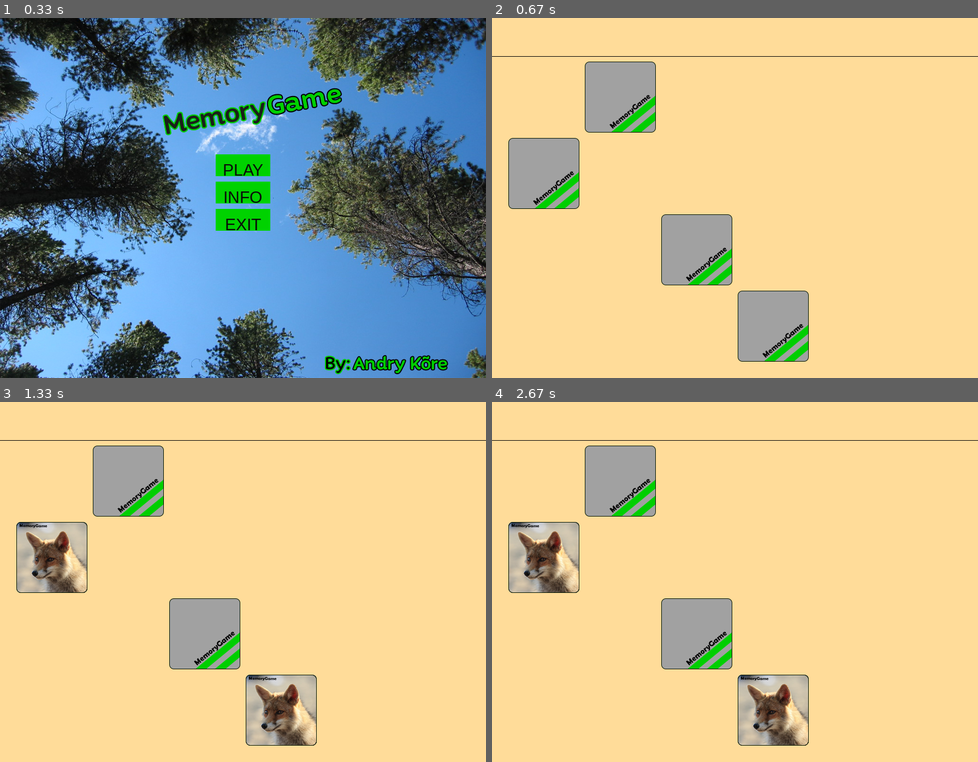
Above: before the commit, frames 1-4 (two rows, left to right).
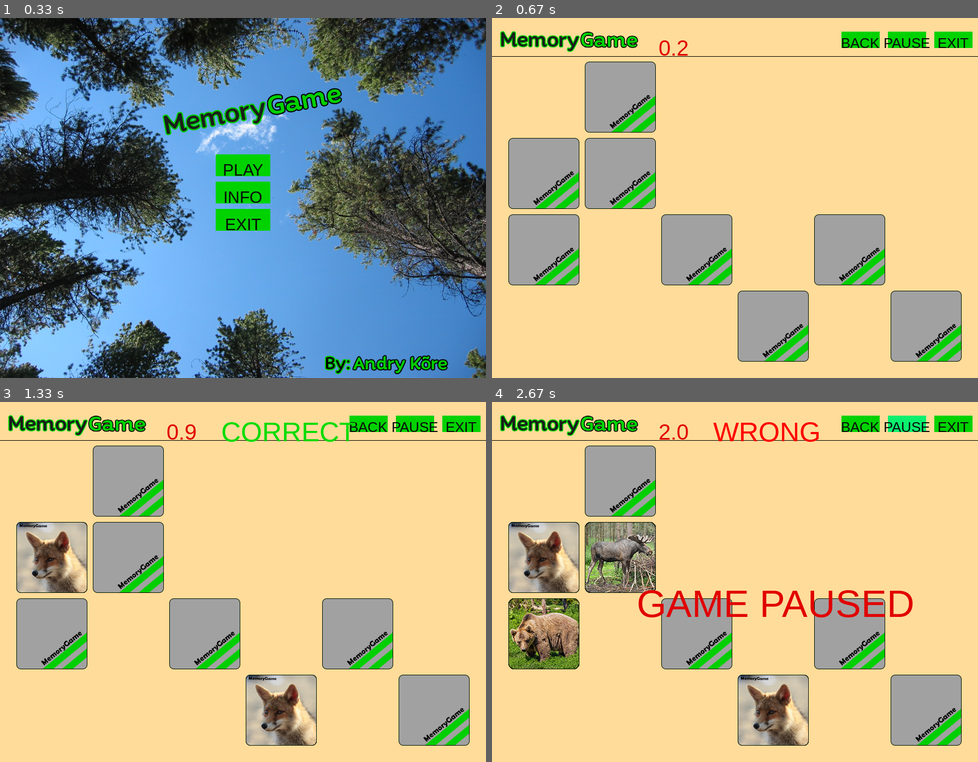
Above: after the commit, the same moments.

Repository: TheAndry/PygamePracticeGame
Game: pygame game, started from MemoryGame.py
Same seed, same stepped clock (60 frames per second), same inputs: the game is played once before the commit and once after it.
Inputs (mouse positions are in pixels of both pictures, inside the frame that each line leads up to):
- Up to frame 1 (0.33 s): no input
- Up to frame 2 (0.67 s): click "PLAY" at 0.38 s
- Up to frame 3 (1.33 s): press the mouse at (281, 711) at 0.7 s; move the mouse to (174, 639) at 0.8 s; release the mouse at (68, 571) at 0.93 s; press the mouse at (53, 556) at 1.03 s; move the mouse to (106, 510) at 1.13 s; release the mouse at (165, 463) at 1.27 s
- Up to frame 4 (2.67 s): press the mouse at (545, 556) at 1.37 s; move the mouse to (545, 528) at 1.47 s; release the mouse at (550, 502) at 1.6 s; click (545, 632) at 1.72 s; click (618, 585) at 2.05 s; click (905, 423) at 2.38 s, where only the run after the commit has a clickable "PAUSE"

Frame 1 is identical in both runs. In frame 2, 13% of the frame differs, in the area x 1-99%, y 3-96%; in frame 3, 14%; in frame 4, 15%.

Commit message:
Added pause, timer and correct/wrong system. Game view finished.

Diff:
--- a/MemoryGame.py
+++ b/MemoryGame.py
@@ -3,7 +3,7 @@
 import pygame
 
 
-__author__ = ("Andry Kõre")
+__author__ = ('Andry Kõre')
 
 pygame.init()
 WIDTH = 890
@@ -14,16 +14,17 @@
 
 # TODO: Try to make image thing better
 '''Pictures from https://pixabay.com/'''  # TODO: Need 12 cards
-card_back = pygame.image.load("./resources/cardBack.png").convert_alpha()
-card_fox = pygame.image.load("./resources/cardFox.png").convert_alpha()
-card_dachshund = pygame.image.load("./resources/cardDachshund.png").convert_alpha()
-card_moose = pygame.image.load("./resources/cardMoose.png").convert_alpha()
-card_bear = pygame.image.load("./resources/cardBear.png").convert_alpha()
-menu_image = pygame.image.load("./resources/gameMenu.png").convert()
+card_back = pygame.image.load('./resources/cardBack.png').convert_alpha()
+card_fox = pygame.image.load('./resources/cardFox.png').convert_alpha()
+card_dachshund = pygame.image.load('./resources/cardDachshund.png').convert_alpha()
+card_moose = pygame.image.load('./resources/cardMoose.png').convert_alpha()
+card_bear = pygame.image.load('./resources/cardBear.png').convert_alpha()
+menu_image = pygame.image.load('./resources/gameMenu.png').convert()
+memory_text = pygame.image.load('./resources/memoryGameText.png').convert_alpha()
 
 cardSize = card_back.get_rect().size
 
-allCardsList = [card_fox, card_dachshund]  # card_bear, card_moose Removed for testing
+allCardsList = [card_fox, card_dachshund, card_bear, card_moose]
 
 
 def Text(screen, text, size, color, coords):
@@ -34,21 +35,29 @@
 
 class Card:
     def __init__(self, x, y, picture):
+        global clickable, pause
         self.x = x
         self.y = y
         self.pic = picture
         self.card = card_back
+        self.commenceaction = False
+        clickable = True
+        pause = False
 
     def mouse(self, pos, click):  # TODO: Think how to make hover
-        if self.x + cardSize[0] > pos[0] > self.x and self.y + cardSize[1] > pos[1] > self.y:
-            if click[0] == 1:
-                self.card = self.pic
-                if self in game.mouseClicks:
-                    pass
-                elif self in game.openedCards:
-                    pass
-                else:
-                    game.mouseClicks.append(self)
+        global last
+        if not pause:
+            if clickable:
+                if self.x + cardSize[0] > pos[0] > self.x and self.y + cardSize[1] > pos[1] > self.y:
+                    if click[0]:
+                        last = pygame.time.get_ticks()
+                        self.card = self.pic
+                        if self in mouseClicks:
+                            pass
+                        elif self in openedCards:
+                            pass
+                        else:
+                            mouseClicks.append(self)
 
     def flipBack(self):
         self.card = card_back
@@ -58,7 +67,7 @@
 
 
 class Button:
-    def __init__(self, xpos, ypos, height, width, buttontext, regularcolor, hovercolor, clickcolor, function, textfont):
+    def __init__(self, xpos, ypos, height, width, buttontext, regularcolor, hovercolor, clickcolor, function, size=30, textfont='Arial Bold'):
         self.function = function
         self.buttontext = buttontext
         self.currentcolor = regularcolor
@@ -70,7 +79,7 @@
         self.ypos = ypos
         self.xpos = xpos
         self.commenceaction = False
-        self.font = pygame.font.SysFont(textfont, 30)
+        self.font = pygame.font.SysFont(textfont, size)
         self.textcontent = self.font.render(self.buttontext, 1, (10, 10, 10))
         self.textposition = pygame.Rect((self.xpos, self.ypos), (self.width, self.height))
         self.textposition[0] = self.xpos + ((self.width - self.textcontent.get_width()) / 2)
@@ -117,6 +126,9 @@
         for draw in self.cards:
             draw.drawCard(display)
 
+    def clearList(self):
+        del self.cards[:]
+
 
 class Allbuttons:
     def __init__(self, allthebuttons):
@@ -140,13 +152,22 @@
 
 class Game:
     def __init__(self, screen):
+        global mouseClicks, openedCards
         self.currentStatus = Status.menu
         self.currentScreen = screen
         self.screenRect = self.currentScreen.get_rect()
         self.cards = Cards()
-        self.openedCards = []
-        self.mouseClicks = []
-        self.gameBackground = None  # TODO: Make game background
+        self.gameBackground = None  # TODO: Make background or not?
+        self.correct = None
+        self.clickNow = 0
+        self.t1 = 0
+        self.playtime = 0
+        self.clickedTime = 0
+        self.clock = pygame.time.Clock()
+        self.clock2 = pygame.time.Clock()
+        self.clock3 = pygame.time.Clock()
+        openedCards = []
+        mouseClicks = []
 
     def makeGrid(self):  # Think where to put this
         gridList = []
@@ -164,35 +185,91 @@
 
         return gridList
 
+    def turnCards(self):
+        global clickable, last
+        if len(mouseClicks) == 2:
+            pygame.display.flip()
+            if mouseClicks[0].pic is mouseClicks[1].pic:
+                self.correct = True
+                openedCards.append(mouseClicks[0]); openedCards.append(mouseClicks[1])
+                del mouseClicks[:]
+            else:
+                clickable = False
+                self.correct = False
+                self.clickNow = pygame.time.get_ticks()
+                if self.clickNow - last >= 1200:
+                    self.correct = None
+                    last = self.clickNow
+                    clickable = True
+                    mouseClicks[0].flipBack(); mouseClicks[1].flipBack()
+                    del mouseClicks[:]
+
+    def correctWrong(self):
+        if self.correct:
+            self.clickNow = pygame.time.get_ticks()
+            Text(self.currentScreen, 'CORRECT', 50, (0, 220, 0), (self.screenRect.centerx-40, 26))
+            if self.clickNow - last >= 1200:
+                self.correct = None
+        elif self.correct == False:
+            Text(self.currentScreen, 'WRONG', 50, (255, 0, 0), (self.screenRect.centerx-40, 26))
+
+    def ifOpened(self):
+        if len(openedCards) == len(allCardsList)*2:
+            self.gameEnd()
+
+    def timer(self):
+        if pause:
+            self.t1 = self.clock2.tick()
+        else:
+            milliseconds = (self.now - self.t1)
+            seconds = milliseconds / 1000
+            self.playtime += seconds
+            self.t1 = 0
+
     def showMenu(self):
         global buttons
         self.currentStatus = Status.menu
+        self.cards.clearList()
+        self.playtime = 0
+        self.correct = None
+        del openedCards[:]
+        del mouseClicks[:]
         buttons = Allbuttons([
-            Button(self.screenRect.centerx-(100/2), self.screenRect.centery-80, 40, 100, "PLAY", (0,210,00), (10,240,110), (160,245,225), game.startGame, 'Arial Bold'),  # Küsi, kuidas skippida mõndasid osasid funktsioonis
-            Button(self.screenRect.centerx-(100/2), self.screenRect.centery-30, 40, 100, "INFO", (0,210,00), (10,240,110), (160,245,225), game.showMenu, 'Arial Bold'),
-            Button(self.screenRect.centerx-(100/2), self.screenRect.centery+20, 40, 100, "EXIT", (0,210,00), (10,240,110), (160,245,225), game.quitGame, 'Arial Bold')
+            Button(self.screenRect.centerx-(100/2), self.screenRect.centery-80, 40, 100, 'PLAY', (0,210,00), (10,240,110), (160,245,225), self.startGame),  # Küsi, kuidas skippida mõndasid osasid funktsioonis
+            Button(self.screenRect.centerx-(100/2), self.screenRect.centery-30, 40, 100, 'INFO', (0,210,00), (10,240,110), (160,245,225), self.showMenu),  # TODO: Make info tab
+            Button(self.screenRect.centerx-(100/2), self.screenRect.centery+20, 40, 100, 'EXIT', (0,210,00), (10,240,110), (160,245,225), self.quitGame)
             ])
         #pygame.mixer.music.stop()
         #pygame.mixer.music.load(BACKGROUND MUSIC)
         #pygame.mixer.music.play(-1)
 
     def startGame(self):
+        global buttons
         self.currentStatus = Status.game
         self.cards.board(self.makeGrid())
+        buttons = Allbuttons([
+            Button(810, 25, 30, 70, 'EXIT', (0,210,00), (10,240,110), (160,245,225), self.quitGame, 26),
+            Button(725, 25, 30, 70, 'PAUSE', (0,210,00), (10,240,110), (160,245,225), self.goPause, 26),
+            Button(640, 25, 30, 70, 'BACK', (0,210,00), (10,240,110), (160,245,225), self.showMenu, 26)
+            ])
         #pygame.mixer.music.stop()
         #pygame.mixer.music.load(BACKGROUND MUSIC WHILE PLAYING)
         #pygame.mixer.music.play(-1)
 
     def goPause(self):
-        self.currentStatus = Status.pause
+        global pause
+        if pause:
+            pause = False
+        else:
+            pause = True
         #pygame.mixer.music.pause()
 
-    def backToGame(self):
-        self.currentStatus = Status.game
-        #pygame.mixer.music.unpause()
-
     def gameEnd(self):
+        global buttons
         self.currentStatus = Status.end
+        buttons = Allbuttons([
+            Button(100, 100, 30, 70, 'To menu', (0,210,00), (10,240,110), (160,245,225), game.showMenu, 26)
+        ])
         #sound = pygame.mixer.Sound(GAME END SOUND)
         #sound.play()
         #pygame.mixer.music.stop()
@@ -201,24 +278,10 @@
         pygame.quit()
         sys.exit()
 
-    def turnCards(self):
-        if len(self.mouseClicks) == 2:
-            pygame.display.flip()
-            if self.mouseClicks[0].pic is self.mouseClicks[1].pic:
-                self.openedCards.append(self.mouseClicks[0]); self.openedCards.append(self.mouseClicks[1])
-                del self.mouseClicks[:]
-            else:
-                pygame.time.wait(1500)
-                self.mouseClicks[0].flipBack(); self.mouseClicks[1].flipBack()
-
-                del self.mouseClicks[:]  # mouseClicks.clear()
-
-    def ifOpened(self):
-        if len(self.openedCards) == len(allCardsList)*2:
-            self.gameEnd()
-
     def updateScreen(self):
-        global buttons
+        global buttons, last
+        self.now = self.clock.tick()
+
         if self.currentStatus == Status.menu:
             self.currentScreen.blit(menu_image, (0, 0))
             buttons.drawbutton(self.currentScreen)
@@ -226,21 +289,25 @@
 
         elif self.currentStatus == Status.game:  # Make time tick
             self.currentScreen.fill([255, 220, 153])
+            buttons.drawbutton(self.currentScreen)
+            self.currentScreen.blit(memory_text, (10, 20))
             pygame.draw.line(self.currentScreen, [0, 0, 0], [0, 70], [WIDTH, 70])
             self.cards.drawBoard(self.currentScreen)
+            self.timer()
+            Text(self.currentScreen, str(round(self.playtime, 1)), 40, (225, 0, 0), (self.screenRect.centerx-140, 32))
+
+            if pause:
+                Text(self.currentScreen, 'GAME PAUSED', 70, (225, 0, 0), (self.screenRect.centerx-180, self.screenRect.centery))
+            self.correctWrong()
             self.turnCards()
             self.ifOpened()
-
             pygame.display.flip()
 
         elif self.currentStatus == Status.end:  # TODO: Make green fade
-            pygame.time.wait(600)
             self.currentScreen.fill([0, 207, 0])
+            buttons.drawbutton(self.currentScreen)
             Text(self.currentScreen, 'Game completed!', 70, (0, 0, 0), (0, 0))
             pygame.display.flip()
-
-        elif self.currentStatus == Status.pause:
-            pass
 
 
 game = Game(gameScreen)
@@ -252,12 +319,10 @@
             pygame.quit()
             sys.exit()
 
-        if game.currentStatus == Status.menu:
-            if event.type == pygame.MOUSEMOTION or event.type == pygame.MOUSEBUTTONDOWN or event.type == pygame.MOUSEBUTTONUP:
-                buttons.mousemovement(pygame.mouse.get_pos(), pygame.mouse.get_pressed())
-
-        elif game.currentStatus == Status.game:
-            if event.type == pygame.MOUSEBUTTONDOWN:
-                game.cards.mouse(pygame.mouse.get_pos(), pygame.mouse.get_pressed())
+        if event.type == pygame.MOUSEMOTION or event.type == pygame.MOUSEBUTTONDOWN or event.type == pygame.MOUSEBUTTONUP:
+            buttons.mousemovement(pygame.mouse.get_pos(), pygame.mouse.get_pressed())
+
+        if event.type == pygame.MOUSEBUTTONDOWN:
+            game.cards.mouse(pygame.mouse.get_pos(), pygame.mouse.get_pressed())
 
     game.updateScreen()
Binary file added: resources/memoryGameText.png
